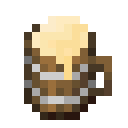
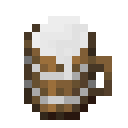
Comparing the layer stacks of the two 128px x 128px images. Changes:
painted on "Liquid" over [32, 16, 88, 80]
